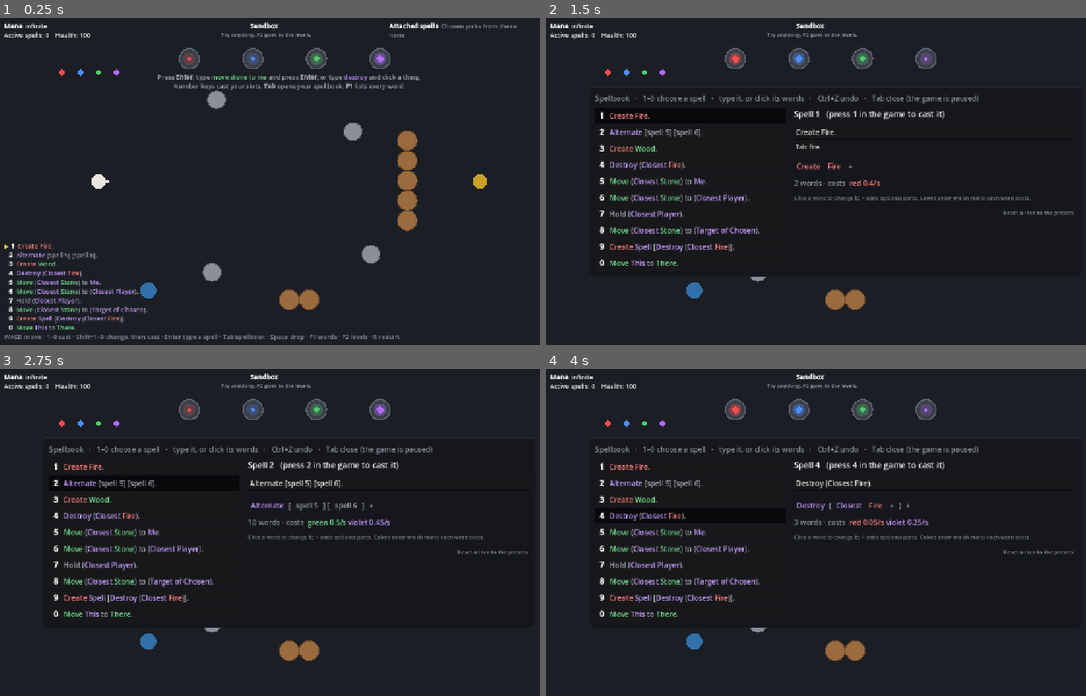
Above: before the commit, frames 1-4 (two rows, left to right).
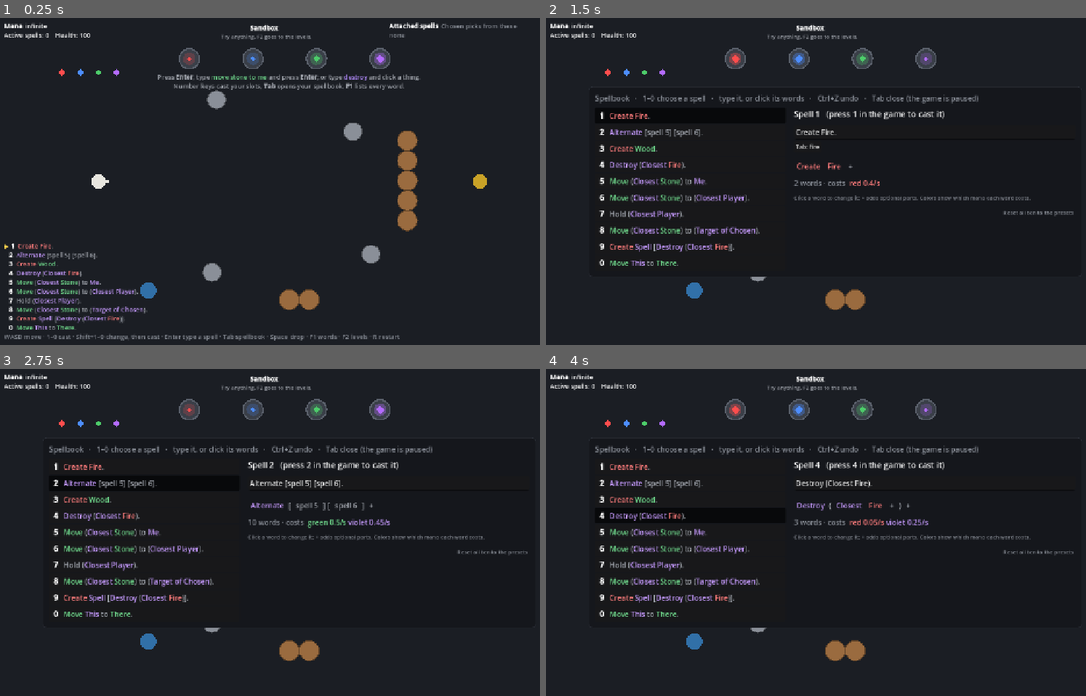
Above: after the commit, the same moments.

Repository: oscarjocque/spellcraft-prototype
Game: Godot game, scene res://scenes/main.tscn
Two runs of this game, one before a commit and one after it. Both use one fixed random seed, a clock stepped at 60 frames per second and the inputs below.
Inputs (mouse positions are in pixels of both pictures, inside the frame that each line leads up to):
- Up to frame 1 (0.25 s): no input
- Up to frame 2 (1.5 s): tap B at 0.5 s; move the mouse to (961, 165) at 0.52 s; hold D (move_right) 0.53-1.25 s; tap Tab at 0.6 s; click (961, 165) at 0.67 s; tap Space at 0.77 s; click "[b]1[/b] [color=#ff7d7d]Creat…" at 1.25 s
- Up to frame 3 (2.75 s): click "[b]2[/b] [color=#c79bff]Alter…" at 2 s
- Up to frame 4 (4 s): click "[b]3[/b] [color=#ff7d7d]Creat…" at 2.75 s; click "[b]4[/b] [color=#c79bff]Destr…" at 3.5 s

The runs differ from the first frame. In frame 1, 0.3% of the frame differs, in the area x 40-58%, y 1-7%; in frame 2, 0.3%; in frame 3, 0.3%; in frame 4, 0.3%.

Commit message:
Levels 4-6: start with no mana; what lies around decides the words
The player starts empty, no wild crystals appear (Simulation.wild_mana),
and the colors on the map decide which words a solution can afford:
- 4 Only green: Closest, This and Me are violet, so the stone goes onto the
  pad with Move Aimed to There, after lining it up.
- 5 No violet: no Destroy and a wall in the way; Create Fire at There takes
  red and the one green crystal there is.
- 6 Over the wall: bonfires too big to Destroy on 5 violet; red and blue lie
  beyond a wall, so pull crystals through it (Move This to Me), then Create
  Water at There, up to 1, on each.
Tests play each level's naive spell (which fails) and its intended one.

Fixes these turned up:
- Fire and water aren't solid, so Create puts them right on what they're
  made at (fire made on a log sets it burning) instead of just beside it.
- A Move whose This is gone ends instead of waiting, and draining, forever.
- Create up to N ends once it has made N things that don't need it to
  last (wood, water); it stays only to sustain fire.
- The level's goal line has a backing, readable over the world.

Co-Authored-By: Claude Opus 5.5 <noreply@anthropic.com>
Claude-Session: https://claude.ai/code/session_013jfXwMwWtv4oDjb8vuFPPJ

Diff:
--- a/scripts/levels.gd
+++ b/scripts/levels.gd
@@ -1,8 +1,10 @@
 class_name Levels
 extends RefCounted
-## The sandbox and three test levels, each needing more spellcraft than the
-## last. In the levels mana is real: the player starts with their usual store
-## and refills it from fountains.
+## The sandbox and six test levels. In 1-3 mana is real but plentiful: the
+## player starts with their usual store and refills it from fountains, and
+## each level needs more spellcraft than the last. In 4-6 the player starts
+## with no mana and no wild crystals appear: what mana there is, and its
+## colors, decide which words a solution can use.
 ##
 ##   1 Onto the pad   one spell, two picks:    Move (Closest Stone) to There
 ##   2 Clear the ring  pickers and away from:  Move (All Wood within 3 m of There) away from There
@@ -10,18 +12,39 @@
 ##                    a live tracker (Hold (All Fire), then Destroy (Target of
 ##                    Chosen)) does it in two casts; Destroy Fire by hand takes
 ##                    one every couple of seconds.
+##   4 Only green     the pad again, with only green mana: Closest, This and
+##                    Me are violet. Move Aimed to There is all green, so line
+##                    the stone up between you and the pad first.
+##   5 No violet      burn a barricade behind a stone wall: no Destroy. Create
+##                    Fire at There takes red and one green word; there is
+##                    exactly one green crystal.
+##   6 Over the wall  douse three bonfires: too big to Destroy on the little
+##                    violet there is, but water puts them out. Red and blue
+##                    lie beyond a wall: spend the green and violet pulling
+##                    crystals through it (mana passes through stone: Move This
+##                    to Me), then Create Water at There, up to 1, for each.
 ##
 ## A level's state lives in a dictionary Main keeps: build fills it, step
 ## advances the level's own events (deterministically, from the simulation's
 ## tick and dice) and sets "status" and "result" ("", "won" or "lost").
 
-const NAMES := ["Sandbox", "Level 1 · Onto the pad", "Level 2 · Clear the ring", "Level 3 · Firebreak"]
+const NAMES := ["Sandbox", "Level 1 · Onto the pad", "Level 2 · Clear the ring", "Level 3 · Firebreak",
+	"Level 4 · Only green", "Level 5 · No violet", "Level 6 · Over the wall"]
 const GOALS := [
 	"Try anything. F2 goes to the levels.",
 	"Get a stone onto the gold pad.  Hint: move stone to there, and click the pad.",
 	"Get every log out of the gold ring.  Hint: Move … away from …, and All … within 3 m of There.",
 	"Keep 2 of the house's 3 logs for 40 s; fires creep in from every side.  Hint: a held All keeps re-reading; Target of Chosen follows it.",
+	"Get the stone onto the pad, with only green mana. F1 shows which words are green; Aimed is the first thing toward the mouse.",
+	"Burn down the barricade behind the wall. There's no violet mana, so no Destroy.",
+	"Put out the three bonfires. Water puts out fire; red and blue mana lie beyond the wall, and mana passes through stone.",
 ]
+## Level 4: where the stone and pad sit (not in line with where you start).
+const GREEN_STONE := Vector2(560, 250)
+const GREEN_PAD := Vector2(1010, 470)
+const WALL_X := 620.0
+const BARRICADE := Vector2(920, 360)
+const BONFIRES := [Vector2(330, 150), Vector2(420, 600), Vector2(500, 360)]
 const PAD := Vector2(980, 360)
 const PAD_RADIUS := 46.0
 const RING := Vector2(760, 360)
@@ -63,7 +86,52 @@
 			sim.spawn(Materials.make_fountain("violet", Vector2(100, 170)))
 			sim.spawn(Materials.make_fountain("blue", Vector2(230, 170)))
 			sim.spawn(Materials.make_fountain("red", Vector2(360, 170)))
+		4, 5, 6:
+			_build_scarce(level, sim, state, player)
 	return player
+
+
+## Levels 4-6: no mana to start with, no wild crystals, and only what's laid
+## out (or wells up) to collect.
+static func _build_scarce(level: int, sim: Simulation, state: Dictionary, player: WorldObject) -> void:
+	sim.wild_mana = false
+	for c in SpellGrammar.COLORS:
+		player.mana_store[c] = 0.0
+	match level:
+		4:
+			sim.spawn(Materials.make("stone", GREEN_STONE))
+			sim.spawn(Materials.make("wood", Vector2(760, 620)))
+			for p in [Vector2(240, 210), Vector2(320, 170)]:
+				sim.spawn(Materials.make_mana("green", Simulation.MANA_CRYSTAL, p))
+		5:
+			_wall(sim)
+			var logs: Array[int] = []
+			for i in 5:
+				logs.append(sim.spawn(Materials.make("wood", BARRICADE + Vector2(0, (i - 2) * 44))).id)
+			state["logs"] = logs
+			for p in [Vector2(240, 200), Vector2(240, 440), Vector2(360, 360)]:
+				sim.spawn(Materials.make_mana("red", Simulation.MANA_CRYSTAL, p))
+			sim.spawn(Materials.make_mana("green", Simulation.MANA_CRYSTAL, Vector2(110, 160)))
+		6:
+			_wall(sim)
+			var fires: Array[int] = []
+			for p in BONFIRES:
+				var fire := sim.spawn(Materials.make("fire", p))
+				fire.lifetime = -1  # a bonfire burns until put out,
+				fire.health = 3000.0  # and Destroy takes 30 s (7.5 violet) to wear one down: water's the way
+				fire.max_health = fire.health
+				fires.append(fire.id)
+			state["fires"] = fires
+			sim.spawn(Materials.make_fountain("red", Vector2(950, 220)))
+			sim.spawn(Materials.make_fountain("blue", Vector2(950, 500)))
+			sim.spawn(Materials.make_mana("green", Simulation.MANA_CRYSTAL, Vector2(260, 240)))
+			sim.spawn(Materials.make_mana("violet", Simulation.MANA_CRYSTAL, Vector2(120, 200)))
+
+
+## A wall of stone from top to bottom, no gaps to walk through.
+static func _wall(sim: Simulation) -> void:
+	for y in range(20, 720, 40):
+		sim.spawn(Materials.make("stone", Vector2(WALL_X, y)))
 
 
 ## The gold areas a level draws: [center, radius].
@@ -71,6 +139,8 @@
 	match level:
 		1:
 			return [[PAD, PAD_RADIUS]]
+		4:
+			return [[GREEN_PAD, PAD_RADIUS]]
 		2:
 			return [[RING, RING_RADIUS]]
 	return []
@@ -95,6 +165,18 @@
 				state["result"] = "won"
 		3:
 			_step_firebreak(sim, state)
+		4:
+			var on_pad := sim.objects.any(func(o: WorldObject) -> bool:
+				return not o.dead and o.material == "stone" and o.pos.distance_to(GREEN_PAD) <= PAD_RADIUS - 12.0)
+			state["status"] = "The pad is empty." if not on_pad else ""
+			if on_pad:
+				state["result"] = "won"
+		5, 6:
+			var ids: Array = state["logs" if level == 5 else "fires"]
+			var left := ids.filter(func(id: int) -> bool: return sim.find(id) != null).size()
+			state["status"] = ("%d of 5 logs standing." if level == 5 else "%d of 3 bonfires burning.") % left
+			if left == 0:
+				state["result"] = "won"
 
 
 static func _step_firebreak(sim: Simulation, state: Dictionary) -> void:
--- a/scripts/sim/simulation.gd
+++ b/scripts/sim/simulation.gd
@@ -33,6 +33,7 @@
 var messages: Array[String] = []  # recent messages for the HUD
 var message_ticks: Array[int] = []  # the tick each message was said
 var rng := RandomNumberGenerator.new()
+var wild_mana := true  # crystals of random colors appear around the arena
 var _next_id := 1
 var _touching := {}  # solid pairs in contact last tick, as Vector2i(lower id, higher id)
 
@@ -445,7 +446,7 @@
 		for f in objects.duplicate():
 			if not f.dead and f.has_tag("fountain"):
 				_well_up(f)
-	if tick % MANA_SPAWN_TICKS != 0:
+	if tick % MANA_SPAWN_TICKS != 0 or not wild_mana:
 		return
 	var count := 0
 	for o in objects:
--- a/scripts/spells/spell.gd
+++ b/scripts/spells/spell.gd
@@ -220,10 +220,12 @@
 
 
 func _tick_move(sim: Simulation) -> bool:
-	# A spell it follows being destroyed cuts it off; objects it moves or moves
-	# to being destroyed just send it looking for others.
-	for b in [_what, _to]:
-		if _state(b) == "lost" and not b["chain"].is_empty():
+	# A spell it follows being destroyed cuts it off, and so does losing what
+	# a This named (that pick can't come back); other objects it moves or
+	# moves to being destroyed just send it looking for others.
+	for k in ["what", "to"]:
+		var b: Dictionary = _what if k == "what" else _to
+		if _state(b) == "lost" and (not b["chain"].is_empty() or ast[k].get("ref", "") == "this"):
 			return false
 	if _state(_what) != "ok":
 		_what = _bind(ast["what"], sim)
@@ -295,6 +297,8 @@
 	if _lifetime > 0:
 		for o in created:
 			o.lifetime = _lifetime  # sustained: none expire while the spell lasts
+	elif not room and _build >= 1.0:
+		return false  # made all it may, and none of it needs sustaining
 	return true
 
 
@@ -600,10 +604,15 @@
 	return Vector2.INF
 
 
-## No physical object (a Thing) overlaps a circle of `radius` at `at`.
+## No physical object (a Thing) overlaps a circle of `radius` at `at`. What
+## isn't solid (fire, water) only keeps clear of its own kind: fire made on a
+## log is on it, and sets it burning.
 func _is_clear(sim: Simulation, at: Vector2, radius: float) -> bool:
+	var solid: bool = Materials.PROPS.get(_material, {}).get("solid", true)
 	for o in sim.objects:
-		if not o.dead and o.matches("thing") and at.distance_to(o.pos) < o.radius + radius:
+		if o.dead or not o.matches("thing") or (not solid and o.material != _material):
+			continue
+		if at.distance_to(o.pos) < o.radius + radius:
 			return false
 	return true
 
--- a/scripts/ui/hud.gd
+++ b/scripts/ui/hud.gd
@@ -32,6 +32,11 @@
 	_level = _make_label(Vector2(330, 8))
 	_level.size.x = 520
 	_level.horizontal_alignment = HORIZONTAL_ALIGNMENT_CENTER
+	var backing := StyleBoxFlat.new()  # readable over the world
+	backing.bg_color = Color(0.106, 0.118, 0.141, 0.85)
+	backing.set_corner_radius_all(6)
+	backing.set_content_margin_all(4)
+	_level.add_theme_stylebox_override("normal", backing)
 	_tip = _make_label(Vector2.ZERO)
 	_tip.size.x = 360
 
--- a/tests/test_spells.gd
+++ b/tests/test_spells.gd
@@ -929,9 +929,13 @@
 	run(sim, 10)
 	check(count(sim, "fire") == 2 and host.dead, "...and ends once it has destroyed 2")
 
-	var wood := sim.cast(p, {"verb": "create", "what": {"material": "wood"}, "adverbs": {"up_to": 3}}, Vector2(600, 600))
+	var fire := sim.cast(p, {"verb": "create", "what": {"material": "fire"}, "adverbs": {"up_to": 3}}, Vector2(600, 600))
 	run(sim, 10 * Simulation.TICK_RATE)
-	check(wood.spell.created.size() == 3 and not wood.dead, "Create up to 3 makes 3, then only sustains them")
+	check(fire.spell.created.size() == 3 and not fire.dead, "Create up to 3 makes 3, then only sustains them")
+	var wood := sim.cast(p, {"verb": "create", "what": {"material": "wood"}, "adverbs": {"up_to": 2}}, Vector2(600, 200))
+	run(sim, 5 * Simulation.TICK_RATE)
+	check(wood.spell.created.size() == 2 and wood.dead and wood.spell.created.all(func(o: WorldObject) -> bool: return not o.dead),
+		"...unless what it made lasts anyway: then it ends, and what it made stays")
 
 	var warden := {"verb": "create", "what": {"spell": {"verb": "select", "what": {"closest": "player"}}}, "adverbs": {"up_to": 5}}
 	check(SpellGrammar.spells_created(warden) == 5, "Create Spell up to 5 makes 5 spells")
@@ -1530,3 +1534,89 @@
 	check(play_level(3, [], 45) == "lost", "Level 3: left alone, the house burns")
 	check(play_level(3, [[0, "hold all fire", Vector2.ZERO], [2, "destroy target of chosen", Vector2.ZERO]], 45) == "won",
 		"...and a live tracker saves it in two casts")
+
+
+## Plays a level step by step: walking the player, casting typed spells
+## (This is what's at the aim, There the aim), and waiting.
+class LevelRun:
+	var sim := Simulation.new()
+	var state := {}
+	var level := 0
+	var p: WorldObject
+
+	func _init(l: int) -> void:
+		level = l
+		p = Levels.build(l, sim, state)
+
+	func step(cmd := {}) -> void:
+		sim.step({0: cmd})
+		Levels.step(level, sim, state)
+
+	func walk(to: Vector2) -> void:
+		for i in 400:
+			if p.pos.distance_to(to) < 4.0:
+				return
+			step({"move": p.pos.direction_to(to)})
+
+	## Collects every crystal on the player's side of x.
+	func collect(left_of := INF) -> void:
+		for o in sim.objects.duplicate():
+			if not o.dead and o.has_tag("mana") and o.pos.x < left_of:
+				walk(o.pos)
+
+	## Whether the spell was cast (enough mana).
+	func cast(text: String, aim: Vector2) -> bool:
+		var ast: Dictionary = SpellParser.parse(text)["ast"]
+		for n in SpellGrammar.cast_picks(ast):
+			if n["ref"] == "there":
+				n["at"] = aim
+			elif n["ref"] == "this":
+				n["id"] = sim.object_at(aim).id
+		var before := sim.objects.size()
+		step({"cast": ast, "aim": aim})
+		return sim.objects.size() > before
+
+	func wait(seconds: float) -> void:
+		for i in int(seconds * Simulation.TICK_RATE):
+			step()
+
+
+func test_scarce_levels() -> void:
+	var four := LevelRun.new(4)
+	four.collect()
+	check(not four.cast("move stone to there", Levels.GREEN_PAD), "Level 4: Closest is violet, and there's only green")
+	four.walk(Levels.GREEN_STONE - Levels.GREEN_STONE.direction_to(Levels.GREEN_PAD) * 160)
+	check(four.cast("move aimed to there", Levels.GREEN_PAD), "...but Move Aimed to There is all green")
+	four.wait(15)
+	check(four.state["result"] == "won", "...and, lined up, it puts the stone on the pad")
+
+	var five := LevelRun.new(5)
+	five.collect()
+	check(five.p.mana_store["violet"] == 0.0, "Level 5: no violet, so no Destroy")
+	five.walk(Vector2(300, 360))
+	check(five.cast("create fire at there", Levels.BARRICADE), "Create Fire at There takes red and the one green")
+	five.wait(15)
+	check(five.state["result"] == "won", "...and fire on the barricade burns it all")
+
+	var brute := LevelRun.new(6)
+	brute.collect()
+	brute.walk(Vector2(300, 300))
+	brute.cast("destroy this", Levels.BONFIRES[2])
+	brute.wait(40)
+	check(brute.state["result"] == "", "Level 6: Destroy runs out of violet long before a bonfire goes")
+
+	var six := LevelRun.new(6)
+	six.collect()
+	six.wait(4)  # the fountains well up
+	six.walk(Vector2(560, 360))
+	for k in 3:
+		var far := six.sim.objects.filter(func(o: WorldObject) -> bool:
+			return not o.dead and o.has_tag("mana") and o.pos.x > Levels.WALL_X)
+		if not far.is_empty():
+			six.cast("move this to me", far[0].pos)
+			six.wait(5)
+	check(six.p.mana_store["red"] > 0.0 and six.p.mana_store["blue"] > 0.0, "Crystals pulled through the wall reach the player")
+	for f in Levels.BONFIRES:
+		six.cast("create water at there, up to 1", f)
+		six.wait(3)
+	check(six.state["result"] == "won", "...and a little water puts out each bonfire")
Not shown, changed: README.md
